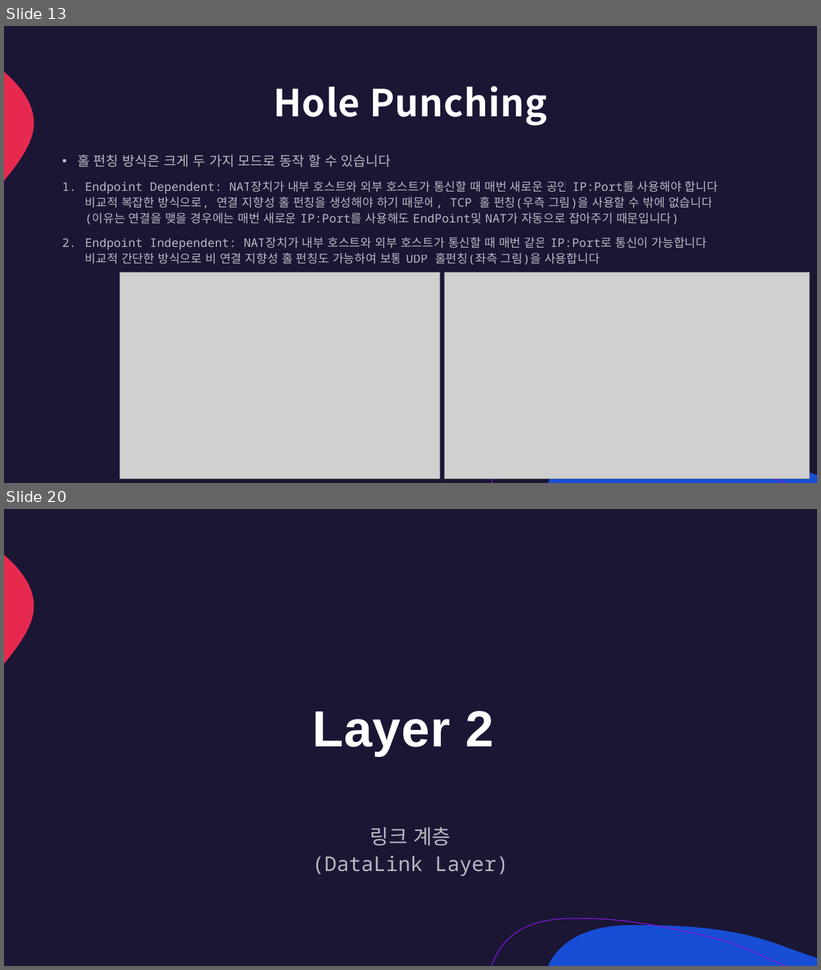
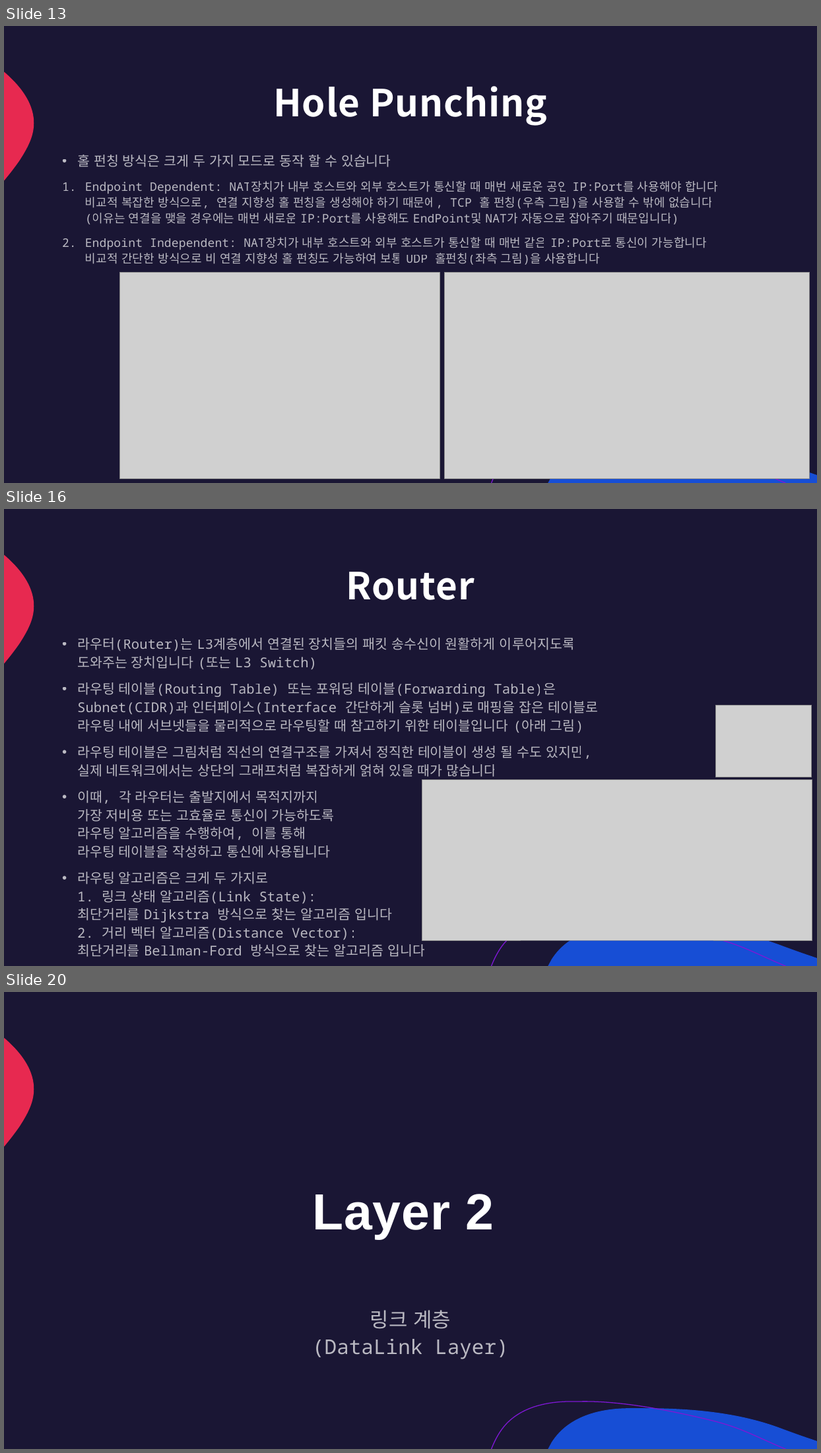
Before and after one commit to lumen4723/2024_network, a slide deck: 3.pptx. Shown one above the other, each under a label of ours: slides 13 and 20 before the commit, slides 13, 16 and 20 after it; the slides between them are not shown. The pictures are 821x970 and 821x1453 pixels, drawn with LibreOffice and Linux fonts; fonts in the diff are those of the drawing; grey boxes stand for pictures. Boxes give left, top, right and bottom in pixels: in the first picture for what was removed or moved away, otherwise in the second. Text is boxed around its words. In the diff, an @@ line names an element or a change of style, - is before the commit and + after.

```diff
--- a/3.pptx
+++ b/3.pptx
@@ slide 16 added at [4, 509, 817, 966], background #1A1634; not listed: 3 template elements that a slide beside it also shows @@
@@ title added at [347, 572, 475, 600], 44 pt, text #FFFFFF, bold @@
+Router
@@ text added at [77, 638, 599, 957], 16 pt, text #FFFFFF at 70% opacity @@
+• 라우터(Router)는 L3계층에서 연결된 장치들의 패킷 송수신이 원활하게 이루어지도록
+  도와주는 장치입니다 (또는 L3 Switch)
+• 라우팅 테이블(Routing Table) 또는 포워딩 테이블(Forwarding Table)은
+  Subnet(CIDR)과 인터페이스(Interface 간단하게 슬롯 넘버)로 매핑을 잡은 테이블로
+  라우팅 내에 서브넷들을 물리적으로 라우팅할 때 참고하기 위한 테이블입니다 (아래 그림)
+• 라우팅 테이블은 그림처럼 직선의 연결구조를 가져서 정직한 테이블이 생성 될 수도 있지만,
+  실제 네트워크에서는 상단의 그래프처럼 복잡하게 얽혀 있을 때가 많습니다
+• 이때, 각 라우터는 출발지에서 목적지까지
+  가장 저비용 또는 고효율로 통신이 가능하도록
+  라우팅 알고리즘을 수행하여, 이를 통해
+  라우팅 테이블을 작성하고 통신에 사용됩니다
+• 라우팅 알고리즘은 크게 두 가지로
+  1. 링크 상태 알고리즘(Link State):
+  최단거리를 Dijkstra 방식으로 찾는 알고리즘 입니다
+  2. 거리 벡터 알고리즘(Distance Vector):
+  최단거리를 Bellman-Ford 방식으로 찾는 알고리즘 입니다
@@ picture added at [716, 706, 812, 778] @@
@@ picture added at [422, 780, 812, 941] @@
```
Also in this commit, not shown: 11 slides changed, 7 other slides added, 10 slides removed, 1 other file.
